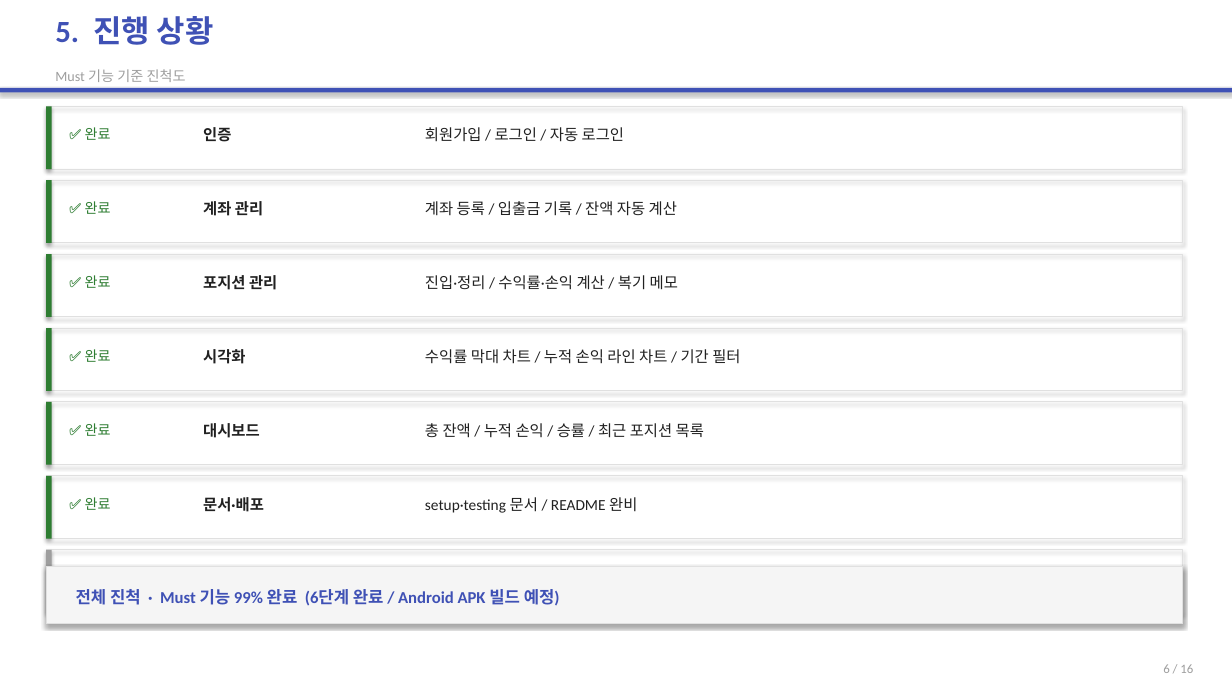
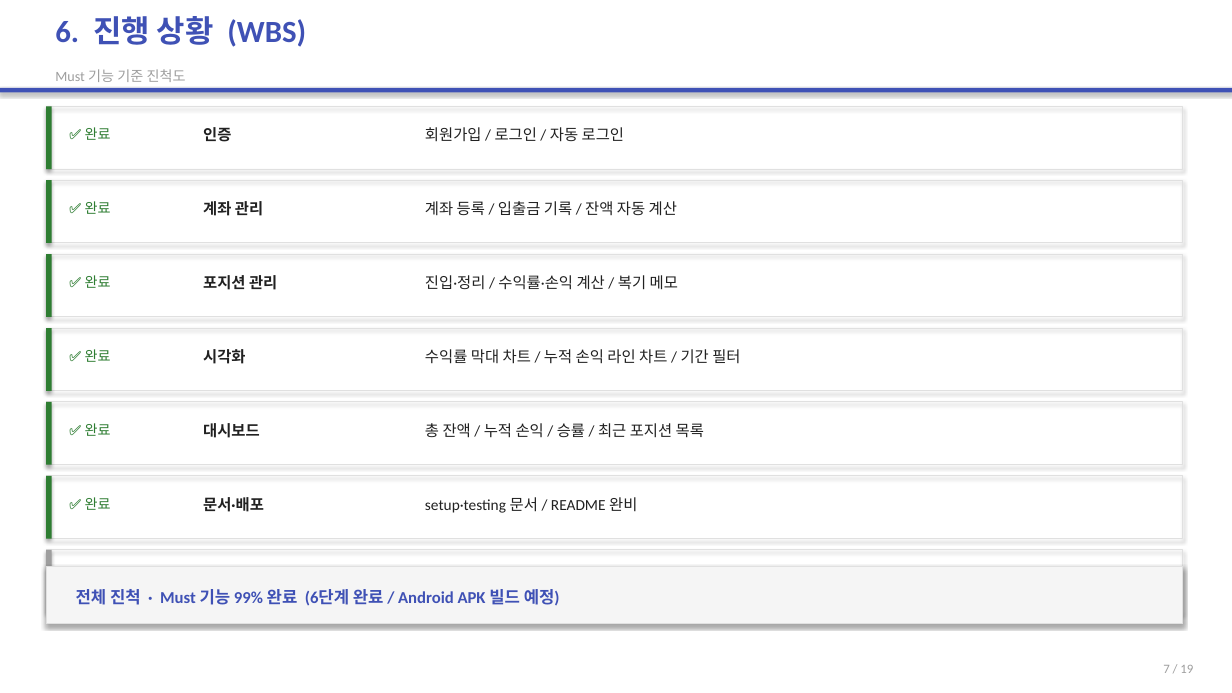
Before and after one commit to 2022136020/project_c, a slide deck: slide 7 of portfolio-tracker/presentation/portfolio-tracker-final.pptx (slide 6 before the commit). Drawn at 1232x693 pixels with LibreOffice and Linux fonts; fonts in the diff are those of the drawing. Boxes give left, top, right and bottom in pixels: in the first picture for what was removed or moved away, otherwise in the second. Text is boxed around its words. In the diff, an @@ line names an element or a change of style, - is before the commit and + after.

```diff
--- a/portfolio-tracker/presentation/portfolio-tracker-final.pptx
+++ b/portfolio-tracker/presentation/portfolio-tracker-final.pptx
@@ text at bbox=[55, 16, 306, 47]: text changed @@
-5. 진행 상황
+6. 진행 상황 (WBS)
@@ text at bbox=[1163, 665, 1193, 673]: text changed @@
-6 / 16
+7 / 19
```
Also in this commit, not shown: 14 other slides changed, 3 slides added, 5 other files.
